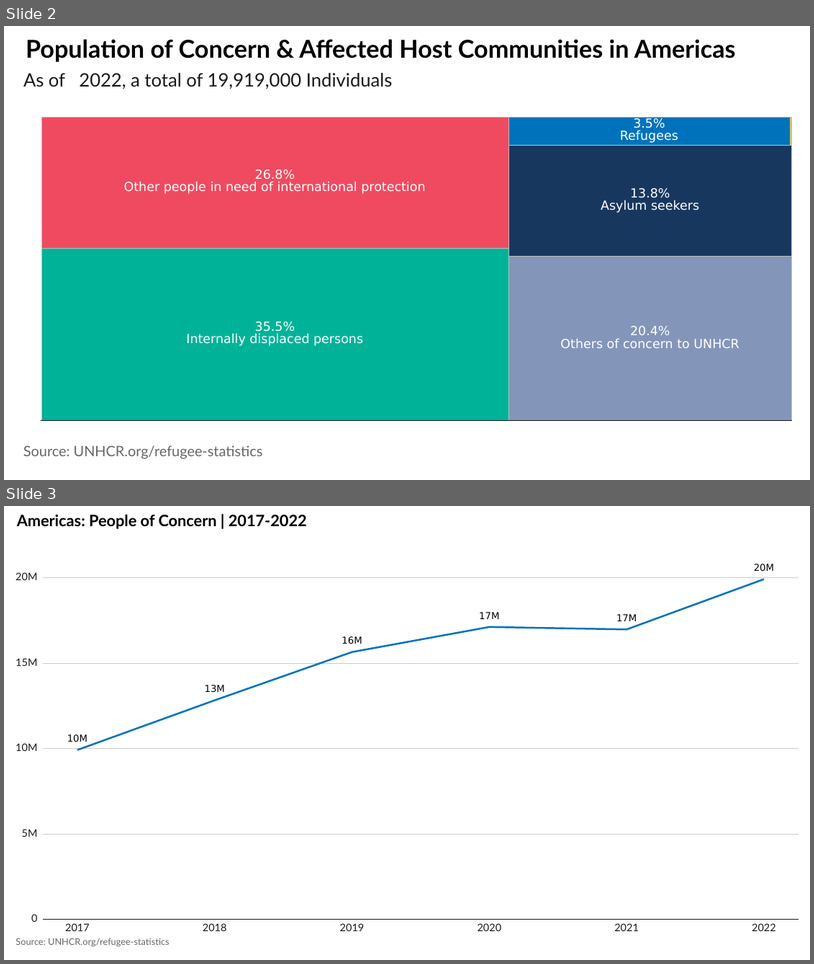
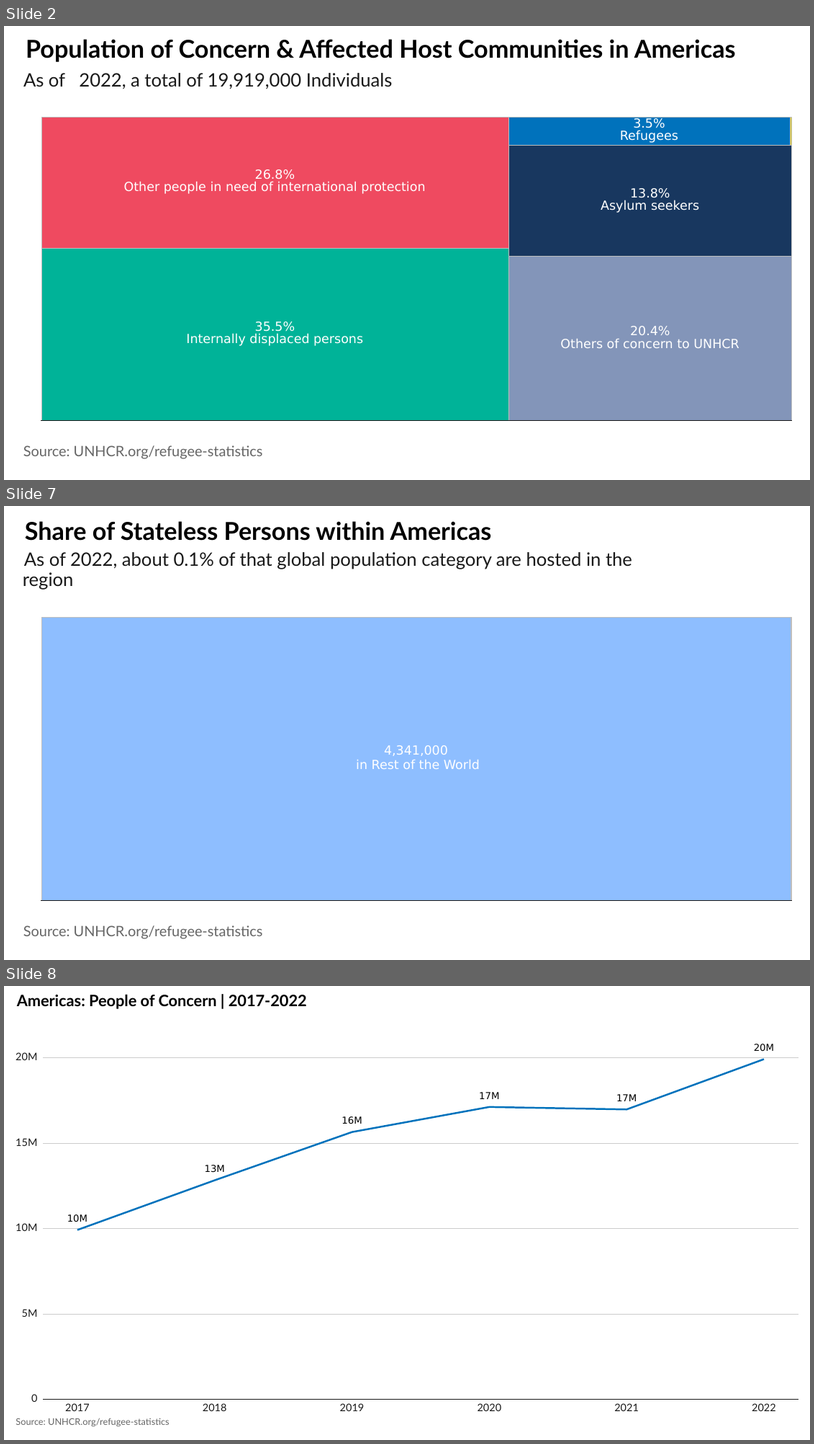
Before and after one commit to Edouard-Legoupil/unhcrdatapackage, a slide deck: inst/rmarkdown/templates/regional_prez/skeleton/skeleton.pptx. Shown one above the other, each under a label of ours: slides 2 and 3 before the commit, slides 2, 7 and 8 after it; the slides between them are not shown. The pictures are 814x964 and 814x1444 pixels, drawn with LibreOffice and Linux fonts; fonts in the diff are those of the drawing; background and template pictures are left out. Boxes give left, top, right and bottom in pixels: in the first picture for what was removed or moved away, otherwise in the second. Text is boxed around its words. In the diff, an @@ line names an element or a change of style, - is before the commit and + after.

```diff
--- a/inst/rmarkdown/templates/regional_prez/skeleton/skeleton.pptx
+++ b/inst/rmarkdown/templates/regional_prez/skeleton/skeleton.pptx
@@ slide 7 added at [4, 506, 810, 960], background #FFFFFF; not listed: 1 template element that a slide beside it also shows @@
@@ group added at [4, 506, 810, 960]: 6 texts, 3 freeform shapes, 1 rectangle @@
+4,341,000
+in Rest of the World
+As of 2022, about 0.1% of that global population category are hosted in the
+region
+Share of Stateless Persons within Americas
+Source: UNHCR.org/refugee-statistics
@@ what was slide 3 is now slide 8 @@
```
Also in this commit, not shown: 1 slide changed, 5 other slides added, 13 other files.
